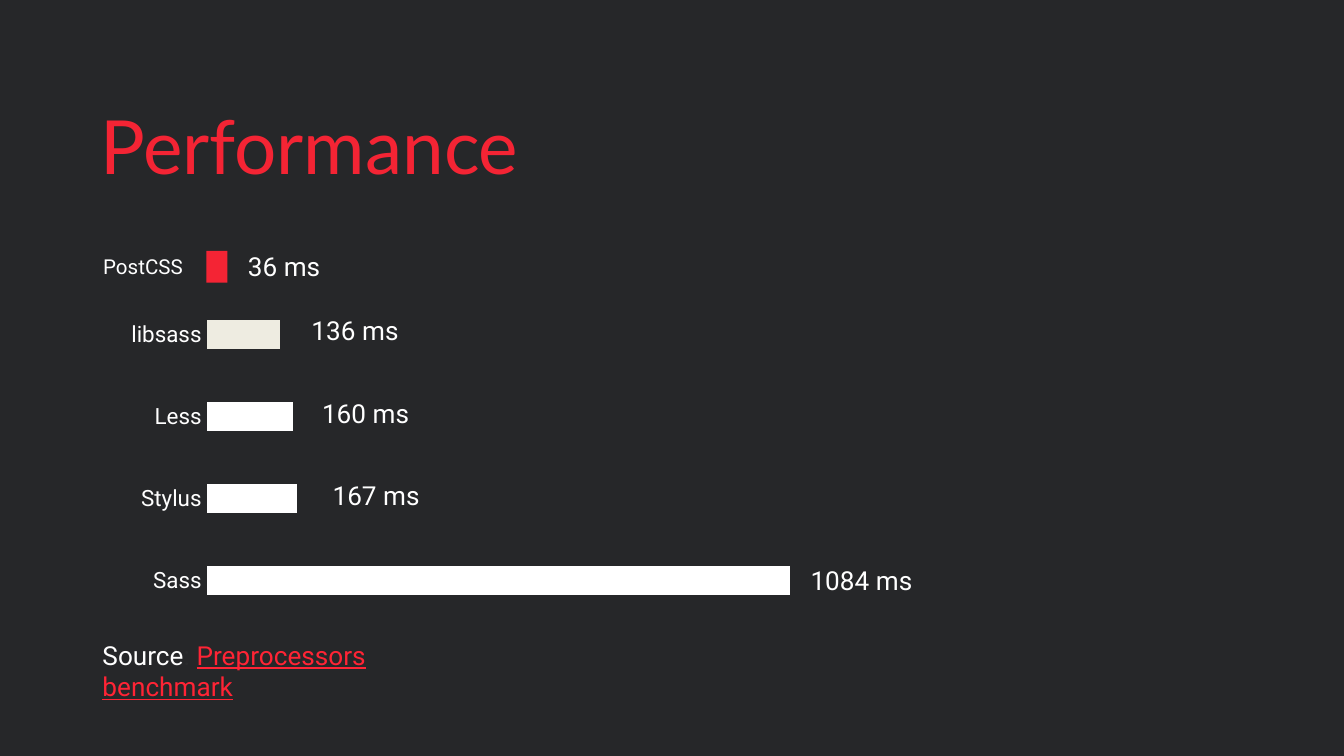
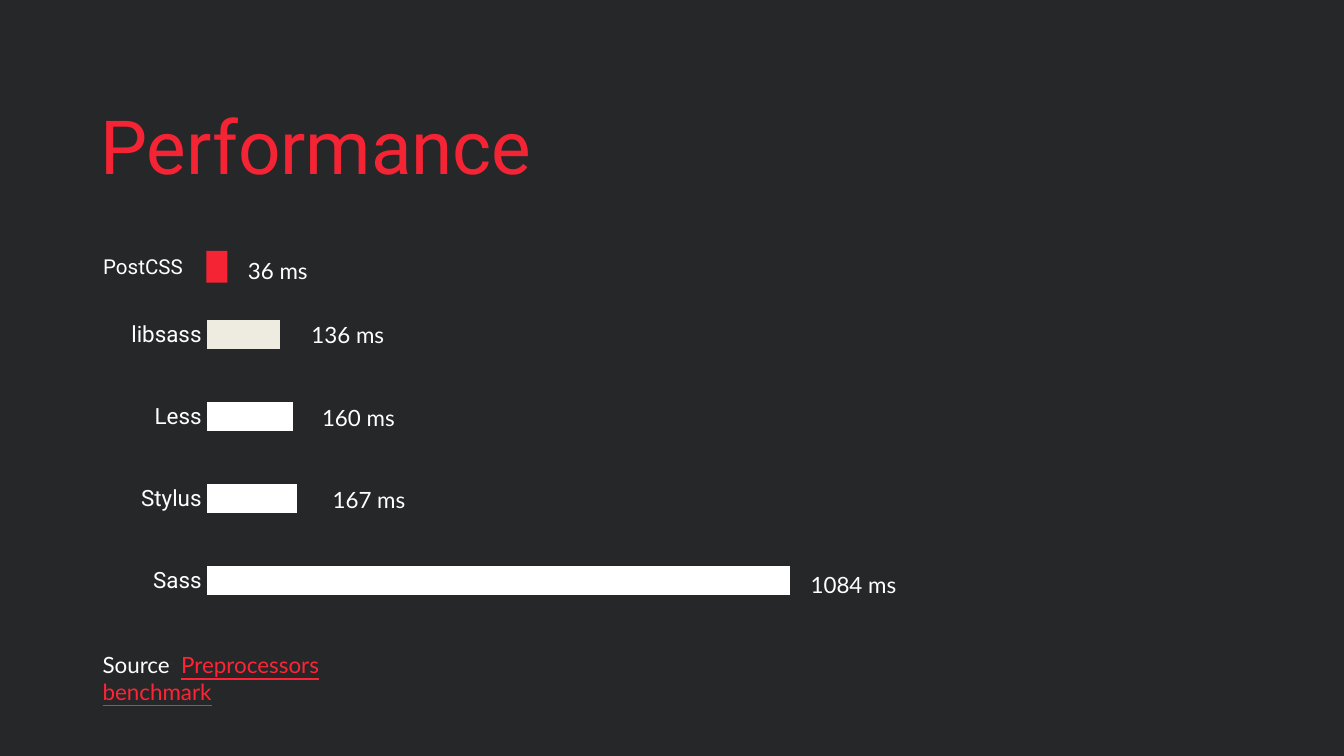
Before and after one commit to mihaeltomic/postcss-presentation, a slide deck: slide 6 of PostCSS.pptx. Drawn at 1344x756 pixels with LibreOffice and Linux fonts; fonts in the diff are those of the drawing; background and template pictures are left out. Boxes give left, top, right and bottom in pixels: in the first picture for what was removed or moved away, otherwise in the second. Text is boxed around its words. In the diff, an @@ line names an element or a change of style, - is before the commit and + after.

Commit message:
Added .ppsx and styling fixes

```diff
--- a/PostCSS.pptx
+++ b/PostCSS.pptx
@@ title "Performance" at (x1=100, y1=117, x2=531, y2=175): font Lato to Roboto @@
@@ bar chart at (x1=99, y1=262, x2=862, y2=622) @@
@@ lettering changed @@
@@ size 14 to 12 pt, font Roboto to Lato in 6 elements at (x1=811, y1=577, x2=896, y2=593), (x1=311, y1=327, x2=384, y2=343), (x1=322, y1=410, x2=395, y2=426), (x1=333, y1=492, x2=405, y2=508), (x1=248, y1=262, x2=308, y2=279), (x1=103, y1=657, x2=319, y2=700) @@
@@ text "Source: Preprocessors benchmark" moved from (x1=102, y1=646, x2=366, y2=700) to (x1=103, y1=657, x2=319, y2=700) @@
```
Also in this commit, not shown: 8 other slides changed, 9 other files.
